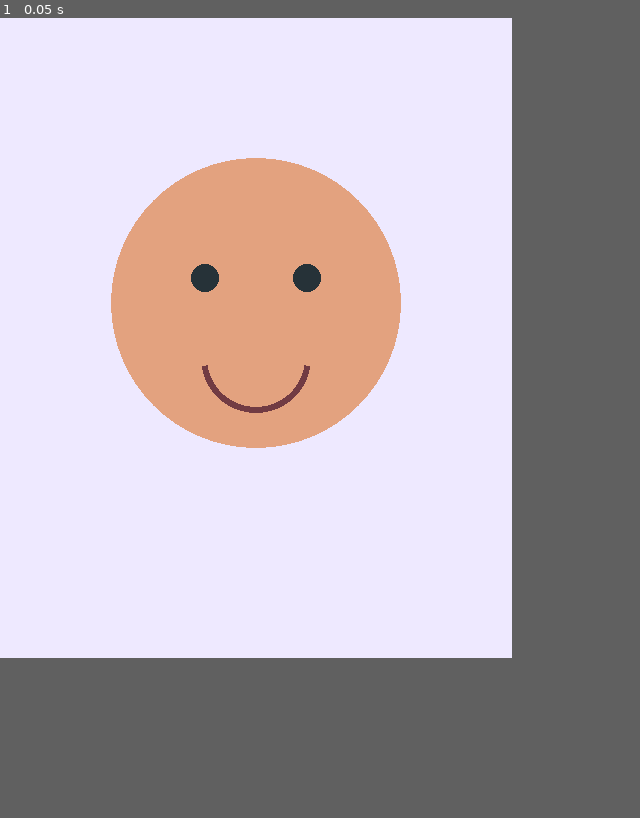
Above: before the commit, frame 1.
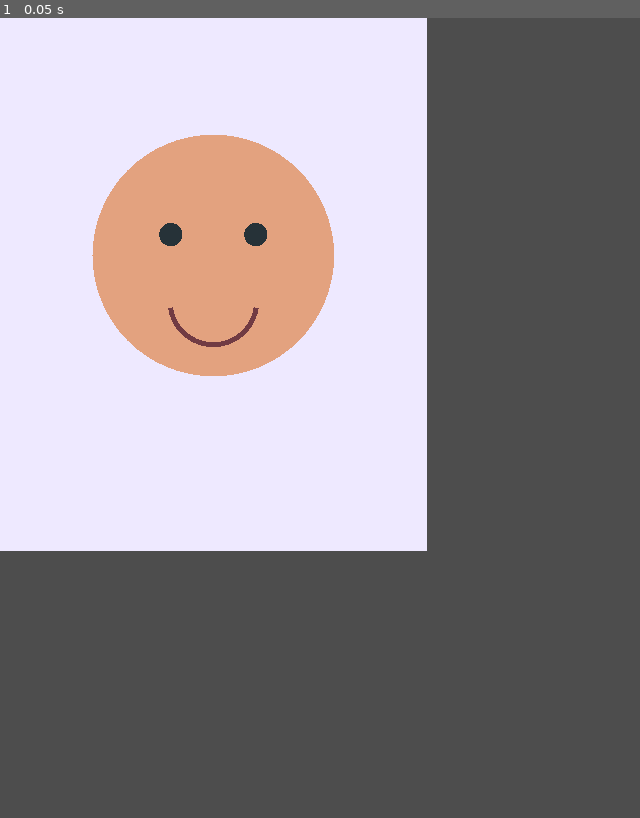
Above: after the commit, the same moment.

Repository: karlapower007-ux/Curso-de-ingl-s-teste
Game: Godot game, scene res://godot/main.tscn
Two runs of this game, one before a commit and one after it. Both use one fixed random seed, a clock stepped at 60 frames per second and the inputs below.
Inputs:
- Up to frame 1 (0.05 s): no input
The window is 512x640 before the commit and 640x800 after it. Grey fills any space a smaller window leaves; there, only what the larger window draws over its background counts as a difference.

The runs differ from the first frame. In frame 1, 27% of the frame differs, in the area x 0-80%, y 0-80%.

Commit message:
Godot v2.2 real-art engine: update project.godot

Diff:
--- a/project.godot
+++ b/project.godot
@@ -1,5 +1,4 @@
 ; Professores IA — Godot Free Avatar Engine
-; Godot 4.7.x / HTML5 compatible.
 config_version=5
 
 [application]
@@ -7,19 +6,13 @@
 run/main_scene="res://godot/main.tscn"
 
 [display]
-window/size/viewport_width=512
-window/size/viewport_height=640
-window/size/window_width_override=512
-window/size/window_height_override=640
+window/size/viewport_width=768
+window/size/viewport_height=960
+window/size/window_width_override=614
+window/size/window_height_override=768
 window/stretch/mode="canvas_items"
 
 [rendering]
 renderer/rendering_method="gl_compatibility"
 renderer/rendering_method.mobile="gl_compatibility"
 textures/default_filters/use_nearest_mipmap_filter=false
-
-[input]
-mode_idle={"deadzone":0.5,"events":[Object(InputEventKey,"physical_keycode":49)]}
-mode_listening={"deadzone":0.5,"events":[Object(InputEventKey,"physical_keycode":50)]}
-mode_thinking={"deadzone":0.5,"events":[Object(InputEventKey,"physical_keycode":51)]}
-mode_speaking={"deadzone":0.5,"events":[Object(InputEventKey,"physical_keycode":52)]}
